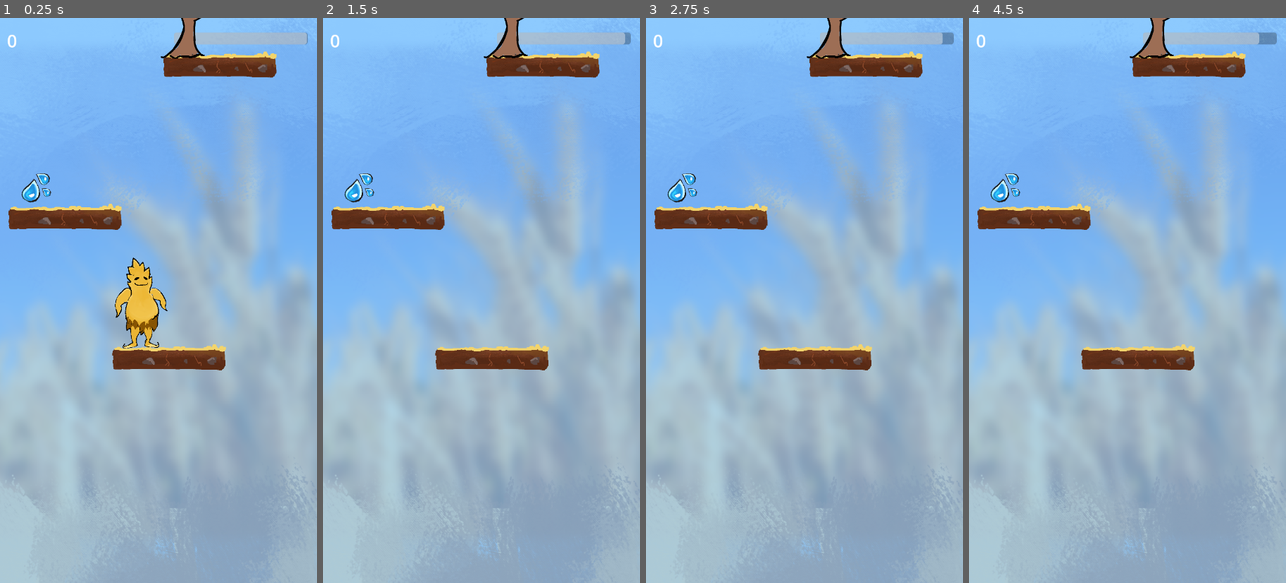
Above: before the commit, frames 1-4 (left to right).
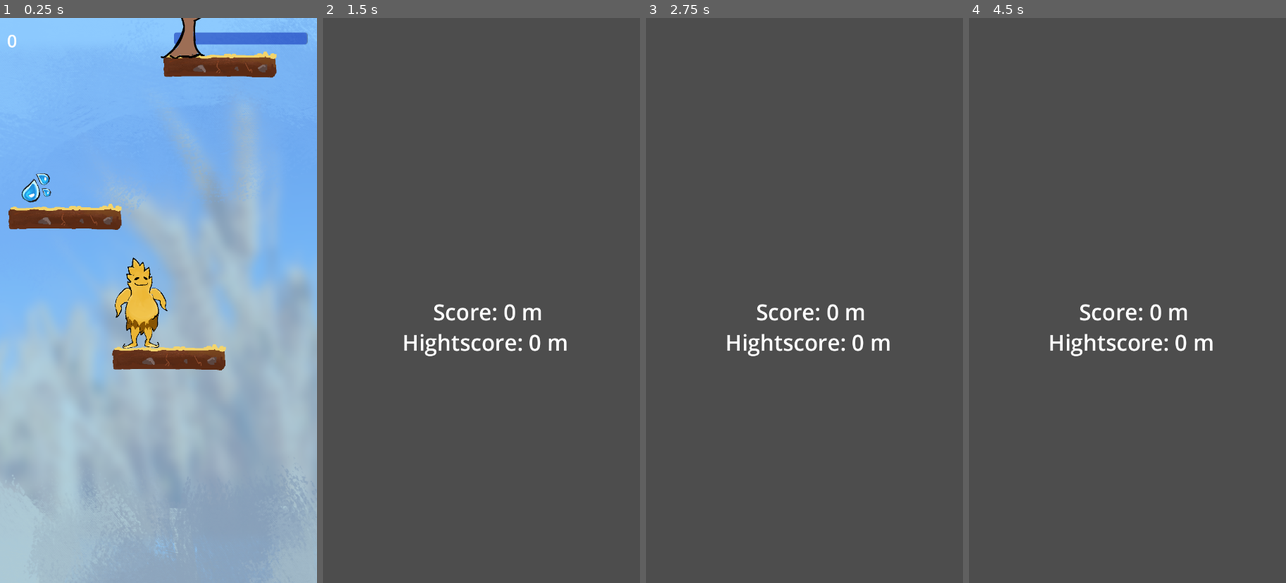
Above: after the commit, the same moments.

Repository: DannyIsYog/Trigo-Jump
Game: Godot game, scene res://Game/Scenes/MainScene.tscn
Same seed, same stepped clock (60 frames per second), same inputs: the game is played once before the commit and once after it.
Inputs:
- Up to frame 1 (0.25 s): no input
- Up to frame 2 (1.5 s): hold D (right) from 0.53 s (still down); tap Space (jump) at 0.77 s; tap Enter at 1.25 s
- Up to frame 3 (2.75 s): tap Space (jump) at 1.52 s; tap R (restart) at 2 s; release D (right) at 2.03 s; hold A (left) from 2.03 s (still down)
- Up to frame 4 (4.5 s): release A (left) at 2.78 s; hold D (right) 2.78-4.28 s; tap Space (jump) at 3.02, 3.77 s; tap R (restart) at 3.5, 4.25 s; hold A (left) from 4.28 s (still down)

The runs differ from the first frame. In frame 1, 0.8% of the frame differs, in the area x 54-97%, y 2-5%; in frame 2, 100%, in the area x 0-100%, y 0-100%; in frame 3, 100%; in frame 4, 100%.

Commit message:
Change progress bar color

Diff:
--- a/Objects/Scenes/camera_2d.tscn
+++ b/Objects/Scenes/camera_2d.tscn
@@ -4,7 +4,7 @@
 [ext_resource type="Script" path="res://Objects/Scripts/destroyArea.gd" id="2_yen3t"]
 
 [sub_resource type="RectangleShape2D" id="RectangleShape2D_okfqs"]
-size = Vector2(803, 203)
+size = Vector2(11328, 203)
 
 [node name="Camera2D" type="Camera2D"]
 limit_left = 0
@@ -15,7 +15,7 @@
 script = ExtResource("2_yen3t")
 
 [node name="CollisionShape2D" type="CollisionShape2D" parent="Area2D"]
-position = Vector2(350, 809)
+position = Vector2(1857, 809)
 shape = SubResource("RectangleShape2D_okfqs")
 
 [node name="Control" type="Control" parent="."]
@@ -37,6 +37,7 @@
 text = "300m"
 
 [node name="waterBar" type="ProgressBar" parent="Control"]
+modulate = Color(0.0745098, 0.270588, 1, 1)
 layout_mode = 1
 anchors_preset = 1
 anchor_left = 1.0
